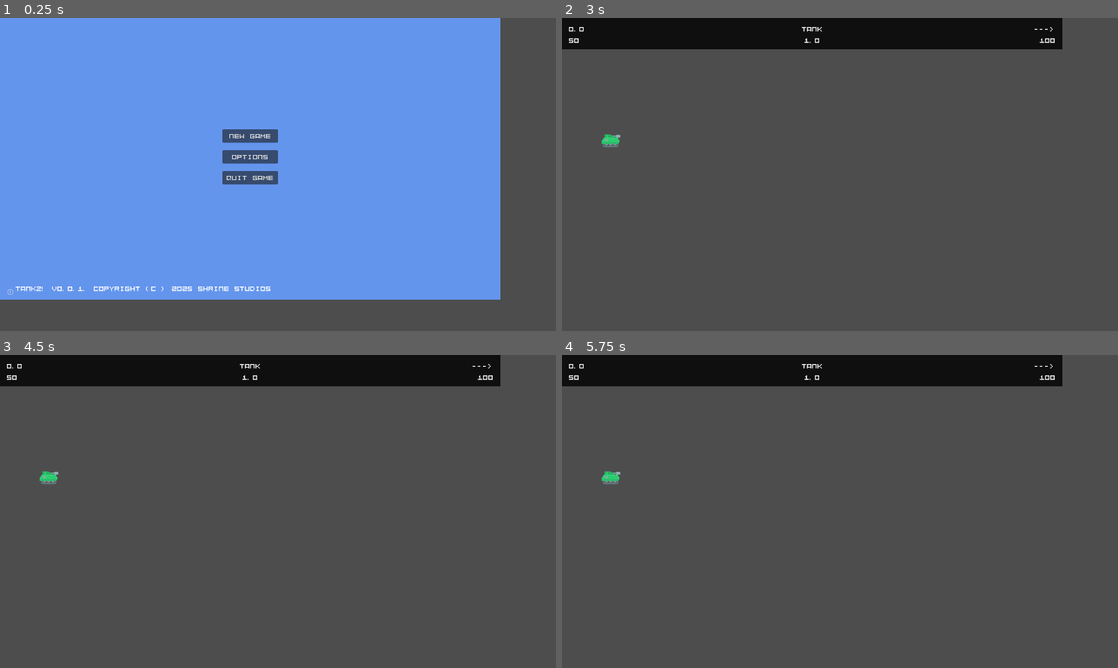
Above: before the commit, frames 1-4 (two rows, left to right).
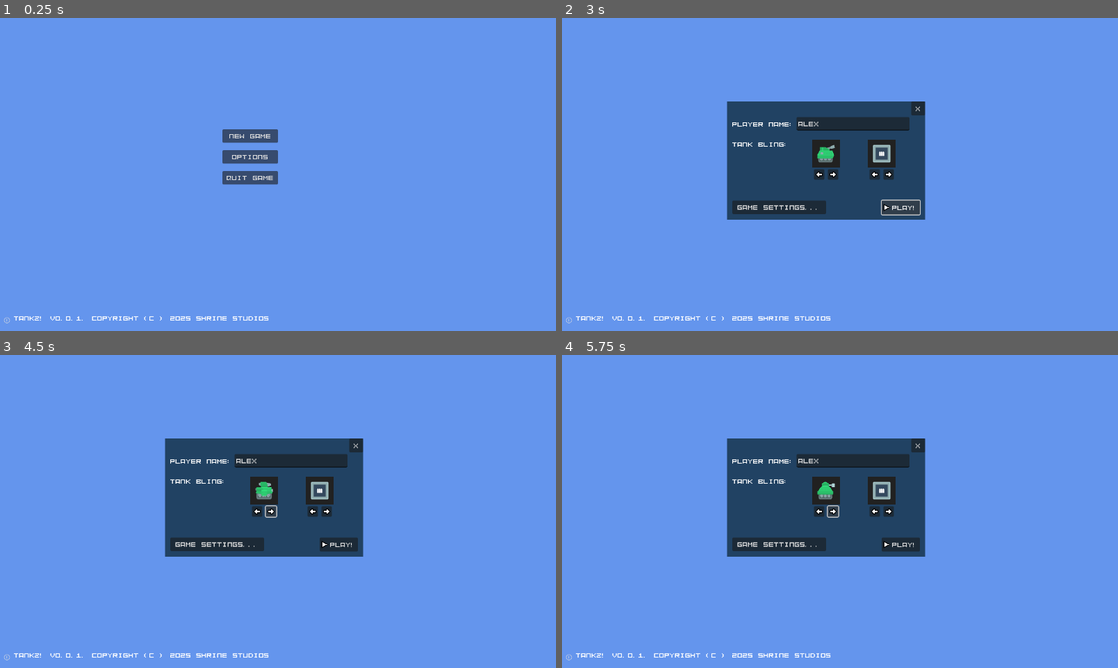
Above: after the commit, the same moments.

Repository: tsdotca/tankz
Game: Godot game, scene res://src/main.tscn
Two runs of this game, one before a commit and one after it. Both use one fixed random seed, a clock stepped at 60 frames per second and the inputs below.
Inputs (mouse positions are in pixels of both pictures, inside the frame that each line leads up to):
- Up to frame 1 (0.25 s): no input
- Up to frame 2 (3 s): click "new game" at 0.5 s; click (851, 124) at 1.27 s; type "Alex" at 1.35 s; click "new game" at 2 s; click "PLAY!" at 2.75 s
- Up to frame 3 (4.5 s): click (339, 545) at 3.5 s, where only the run after the commit has a clickable "PLAY!"; click (272, 511) at 4.27 s
- Up to frame 4 (5.75 s): click (834, 511) at 5.02 s

The runs differ from the first frame. In frame 1, 19% of the frame differs, in the area x 0-100%, y 0-100%; in frame 2, 100%; in frame 3, 100%; in frame 4, 100%.
Error after the commit: Parse Error: Identifier "gravity" not declared in the current scope. (res://src/tankz.gd:82)

Commit message:
TODO REBASE: remove more stale code. also minor changes.

Diff:
--- a/src/main.tscn
+++ b/src/main.tscn
@@ -9,8 +9,8 @@
 [ext_resource type="Texture2D" uid="uid://c0smlvbxm5b3j" path="res://assets/ui/tile_0072.png" id="6_5mrjc"]
 
 [node name="MainMenu" type="ColorRect" node_paths=PackedStringArray("_tank_preview", "_tankfx_preview")]
-offset_right = 1152.0
-offset_bottom = 648.0
+offset_right = 1280.0
+offset_bottom = 720.0
 theme = ExtResource("1_5q4o7")
 color = Color(0.392157, 0.584314, 0.929412, 1)
 script = ExtResource("1_eewff")
@@ -44,18 +44,18 @@
 
 [node name="CopyrightAndVersionInfo" type="Label" parent="."]
 layout_mode = 0
-offset_left = 36.0
-offset_top = 612.0
-offset_right = 292.0
-offset_bottom = 636.0
+offset_left = 32.0
+offset_top = 680.0
+offset_right = 428.0
+offset_bottom = 704.0
 text = "{{ tankz_copyright_and_version }}"
 
 [node name="AboutAndInfo" type="Button" parent="."]
 layout_mode = 0
-offset_left = 12.0
-offset_top = 608.0
-offset_right = 34.0
-offset_bottom = 639.0
+offset_left = 4.0
+offset_top = 673.0
+offset_right = 28.0
+offset_bottom = 704.0
 text = "ⓘ"
 flat = true
 
--- a/src/stage.tscn
+++ b/src/stage.tscn
@@ -5,8 +5,8 @@
 [ext_resource type="PackedScene" uid="uid://bur60lolp2wre" path="res://src/tank.tscn" id="3_b5ibw"]
 [ext_resource type="Script" uid="uid://mnwtuxvepukp" path="res://src/player.gd" id="4_udtb2"]
 
-[sub_resource type="RectangleShape2D" id="RectangleShape2D_b5ibw"]
-size = Vector2(1280, 832)
+[sub_resource type="RectangleShape2D" id="RectangleShape2D_wg7ce"]
+size = Vector2(1280, 720)
 
 [node name="Stage" type="Node2D"]
 script = ExtResource("1_b5ibw")
@@ -15,8 +15,8 @@
 layout_mode = 3
 anchors_preset = 0
 offset_left = 8.0
-offset_right = 1160.0
-offset_bottom = 648.0
+offset_right = 1288.0
+offset_bottom = 720.0
 
 [node name="GameUI" parent="Control" node_paths=PackedStringArray("tank") instance=ExtResource("1_ntm8r")]
 layout_mode = 1
--- a/src/tankz.gd
+++ b/src/tankz.gd
@@ -50,17 +50,6 @@
 		## single-player mode.
 		WIPEOUT,
 	}
-
-	@export var mode := Mode.DEMO
-	## The mode resumed after pausing, e.g., interacting with menus.
-	@export var prev_mode := Mode.PAUSED
-
-	@export var tank_style := 0
-	@export var wind_factor := 1.0  # +/- force only
-	@export var crumble_percent := 0.25
-	@export var background_name := "bliss.png"
-
-	@export var gravity := 0.0
 
 	enum WindForce {
 		CHAOS,
--- a/src/ui/dialog.gd
+++ b/src/ui/dialog.gd
@@ -4,8 +4,9 @@
 
 extends Control
 
-func _ready():
+
+func _ready() -> void:
 	var close_button = find_child("CloseButton")
 	if not close_button:
-		return null
+		return
 	close_button.pressed.connect(self.hide)
--- a/src/ui/options_popup.tscn
+++ b/src/ui/options_popup.tscn
@@ -1,10 +1,10 @@
 [gd_scene load_steps=2 format=3 uid="uid://cvp084pbnml4l"]
 
-[ext_resource type="Script" uid="uid://d0glfb7hsub6s" path="res://src/ui/dialog.gd" id="1_ac6fq"]
+[ext_resource type="Script" uid="uid://bg0fw2ba03ex8" path="res://src/ui/dialog.gd" id="1_ac6fq"]
 
 [node name="OptionsPopup" type="ColorRect"]
 offset_right = 368.0
-offset_bottom = 240.0
+offset_bottom = 272.0
 color = Color(0.129412, 0.258824, 0.388235, 1)
 script = ExtResource("1_ac6fq")
 
@@ -44,17 +44,12 @@
 offset_bottom = 103.0
 text = "fullscreen?"
 
-[node name="IsFullscreen" type="CheckBox" parent="Label2"]
-layout_mode = 1
-anchors_preset = -1
-anchor_left = -0.121
-anchor_top = -3.478
-anchor_right = 2.636
-anchor_bottom = -3.478
-offset_left = 303.972
-offset_top = 79.994
-offset_right = -35.9521
-offset_bottom = 103.994
+[node name="IsFullscreen" type="CheckBox" parent="."]
+layout_mode = 0
+offset_left = 320.0
+offset_top = 80.0
+offset_right = 344.0
+offset_bottom = 104.0
 
 [node name="Label3" type="Label" parent="."]
 layout_mode = 0
@@ -64,69 +59,64 @@
 offset_bottom = 135.0
 text = "vsync?"
 
-[node name="IsVsync" type="CheckBox" parent="Label3"]
-layout_mode = 1
-anchors_preset = -1
-anchor_left = -0.167
-anchor_top = -4.87
-anchor_right = 4.889
-anchor_bottom = -4.87
-offset_left = 300.024
-offset_top = 112.01
-offset_right = -40.008
-offset_bottom = 136.01
+[node name="IsVsync" type="CheckBox" parent="."]
+layout_mode = 0
+offset_left = 320.0
+offset_top = 112.0
+offset_right = 344.0
+offset_bottom = 136.0
 
 [node name="Label4" type="Label" parent="."]
 layout_mode = 1
-anchors_preset = 2
-anchor_top = 1.0
-anchor_bottom = 1.0
 offset_left = 16.0
-offset_top = -64.0
+offset_top = 176.0
 offset_right = 144.0
-offset_bottom = -41.0
-grow_vertical = 0
+offset_bottom = 199.0
 text = "music volume"
 vertical_alignment = 1
 
-[node name="MusicVolume" type="HSlider" parent="Label4"]
-layout_mode = 1
-anchors_preset = -1
-anchor_left = 2.5
-anchor_top = 4.174
-anchor_right = 2.5
-anchor_bottom = 4.174
-offset_left = -112.0
-offset_top = -96.002
-offset_right = -16.0
-offset_bottom = -76.002
+[node name="MusicVolume" type="HSlider" parent="."]
+layout_mode = 0
+offset_left = 256.0
+offset_top = 176.0
+offset_right = 352.0
+offset_bottom = 196.0
 step = 10.0
 value = 80.0
 rounded = true
 
 [node name="Label5" type="Label" parent="."]
 layout_mode = 1
-anchors_preset = 2
-anchor_top = 1.0
-anchor_bottom = 1.0
 offset_left = 16.0
-offset_top = -32.0
+offset_top = 208.0
 offset_right = 144.0
-offset_bottom = -9.0
-grow_vertical = 0
+offset_bottom = 231.0
 text = "sound volume"
 
-[node name="FxVolume" type="HSlider" parent="Label5"]
-layout_mode = 1
-anchors_preset = -1
-anchor_left = 2.5
-anchor_top = 2.783
-anchor_right = 2.5
-anchor_bottom = 2.783
-offset_left = -112.0
-offset_top = -64.009
-offset_right = -16.0
-offset_bottom = -44.009
+[node name="FxVolume" type="HSlider" parent="."]
+layout_mode = 0
+offset_left = 256.0
+offset_top = 208.0
+offset_right = 352.0
+offset_bottom = 228.0
 step = 10.0
 value = 80.0
 rounded = true
+
+[node name="Label6" type="Label" parent="."]
+layout_mode = 0
+offset_left = 16.0
+offset_top = 240.0
+offset_right = 144.0
+offset_bottom = 263.0
+text = "UI volume"
+
+[node name="UiVolume" type="HSlider" parent="."]
+layout_mode = 0
+offset_left = 256.0
+offset_top = 240.0
+offset_right = 352.0
+offset_bottom = 260.0
+step = 10.0
+value = 80.0
+rounded = true
